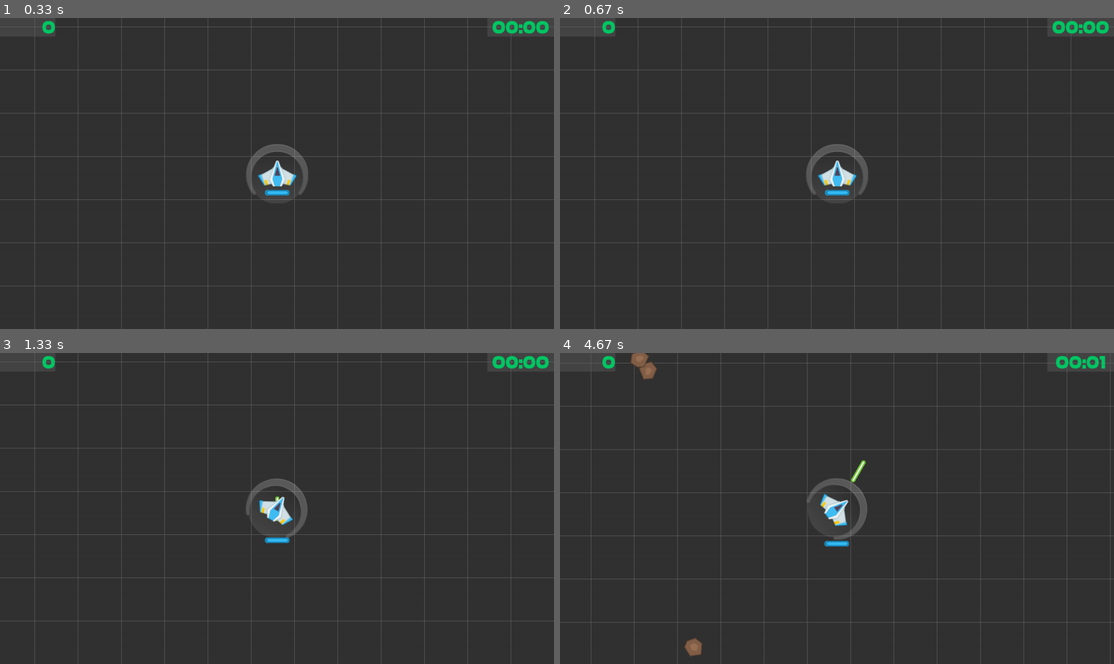
Above: before the commit, frames 1-4 (two rows, left to right).
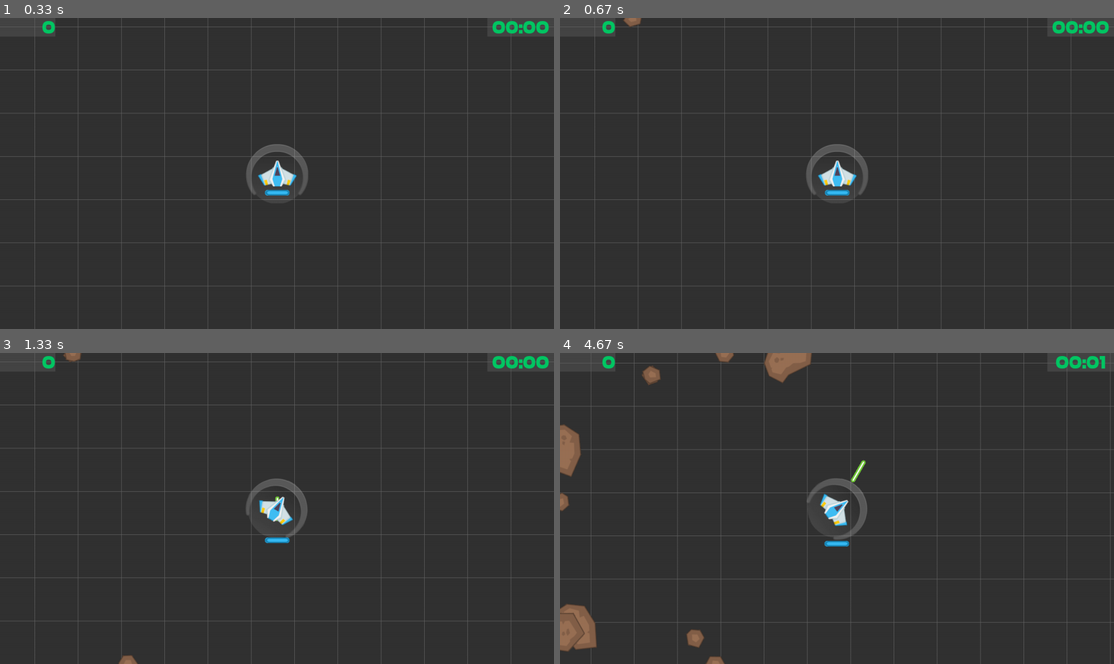
Above: after the commit, the same moments.

Repository: genericprogrammerdude/pygamengn
Game: pygame game, started from main.py
Two runs of this game, one before a commit and one after it. Both use one fixed random seed, a clock stepped at 60 frames per second and the inputs below.
Inputs:
- Up to frame 1 (0.33 s): no input
- Up to frame 2 (0.67 s): tap End at 0.33 s
- Up to frame 3 (1.33 s): tap Space at 0.67, 1.07 s; hold D from 1 s (still down)
- Up to frame 4 (4.67 s): tap Space at 1.37, 1.57, 1.9, 2.2, 2.4, 2.7, 2.97, 3.3, 3.6, 3.73, 4.13, 4.43 s; release D at 1.47 s; hold W 1.5-1.8 s; hold D 1.83-2.3 s; tap End at 1.98, 3.38 s; hold A 2.33-2.87 s; hold S 2.9-3.2 s; hold A 3.23-3.63 s; hold W 3.67-4.03 s; hold D from 4.07 s (still down)

Frame 1 is identical in both runs. In frame 2, less than 0.1% of the frame differs, in the area x 11-15%, y 0-3%; in frame 3, 0.1%; in frame 4, 2.6%, in the area x 0-46%, y 0-100%.

Commit message:
Moved updatables to Level. They didn't make much sense in Game.

Diff:
--- a/Assets/inventory.json
+++ b/Assets/inventory.json
@@ -129,9 +129,6 @@
             "kwargs": {
                 "asset:render_group": "RenderGroup",
                 "game_object_type:collision_manager": "SpaceShooterGame/CollisionManager",
-                "game_object_type_list:updatables": [
-                    "Level_02/AsteroidSpawner"
-                ],
                 "game_object_type:main_menu_ui": "MainMenu",
                 "game_object_type:score_ui": "Level_02/ScorePanel",
                 "game_object_type:time_ui": "Level_02/TimePanel",
@@ -489,8 +486,11 @@
         "Level_02": {
             "class_name": "Level",
             "kwargs": {
-                "game_object_type:player_spec": "Level_01/PlayerSpec",
+                "game_object_type:player_spec": "Level_02/PlayerSpec",
                 "game_object_type_list:enemy_specs": [
+                ],
+                "game_object_type_list:updatables": [
+                    "Level_02/AsteroidSpawner"
                 ]
             },
             "PlayerSpec": {
--- a/GameEngine/game.py
+++ b/GameEngine/game.py
@@ -9,15 +9,13 @@
 class Game(GameObjectBase):
     """Highest level entity to manage game state."""
 
-    def __init__(self, render_group, collision_manager, updatables, screen):
+    def __init__(self, render_group, collision_manager, screen):
         self.render_group = render_group
         self.collision_manager = collision_manager
-        self.updatables = updatables
         self.screen = screen
         self.is_paused = False
         self.blit_surfaces = []
         self.player = None
-        self.pause_updatables = False
 
     def update(self, delta):
         """Updates the game."""
@@ -42,16 +40,10 @@
 
         self.collision_manager.do_collisions()
 
-        if not self.pause_updatables:
-            for updatable in self.updatables:
-                updatable.update(delta)
-
     def set_player(self, player):
         """Tells the updateables which game object is the player."""
         self.player = player
         self.player.die_callback(self.handle_player_death)
-        for updatable in self.updatables:
-            updatable.set_player(player)
 
     def toggle_pause(self):
         self.is_paused = not self.is_paused
--- a/GameEngine/level.py
+++ b/GameEngine/level.py
@@ -8,9 +8,10 @@
 class Level(GameObjectBase):
     """Abstraction to represent a level to play in."""
 
-    def __init__(self, player_spec, enemy_specs):
+    def __init__(self, player_spec, enemy_specs, updatables):
         self.player_spec = player_spec
         self.enemy_specs = enemy_specs
+        self.updatables = updatables
         self.player = None
         self.render_group = None
 
@@ -18,6 +19,8 @@
         """Creates and initializes the game objects for the level."""
         self.player = GameObjectFactory.create(self.player_spec.game_type)
         self.player.set_pos(pygame.Vector2(self.player_spec.spawn_pos))
+        for updatable in self.updatables:
+            updatable.set_player(self.player)
 
         for enemy_spec in self.enemy_specs:
             for spawn_pos in enemy_spec.spawn_pos:
@@ -28,6 +31,11 @@
         self.render_group = render_group
         render_group.set_target(self.player)
 
+    def update(self, delta):
+        """Updates all the updatables the level owns."""
+        for updatable in self.updatables:
+            updatable.update(delta)
+
 
 @GameObjectFactory.register("LevelObject")
 class LevelObject(GameObjectBase):
--- a/space_shooter_game.py
+++ b/space_shooter_game.py
@@ -26,6 +26,7 @@
         self.cooldown_time = 0
         self.player_is_dead = False
         self.running = True
+        self.pause_updatables = False
 
         self.level.create_objects(self.render_group)
         self.set_player(self.level.player)
@@ -69,6 +70,9 @@
                     # Resume updatable updates
                     self.pause_updatables = False
                     self.time = 0
+
+        if not self.pause_updatables:
+            self.level.update(delta)
 
         super().update(delta)
 
